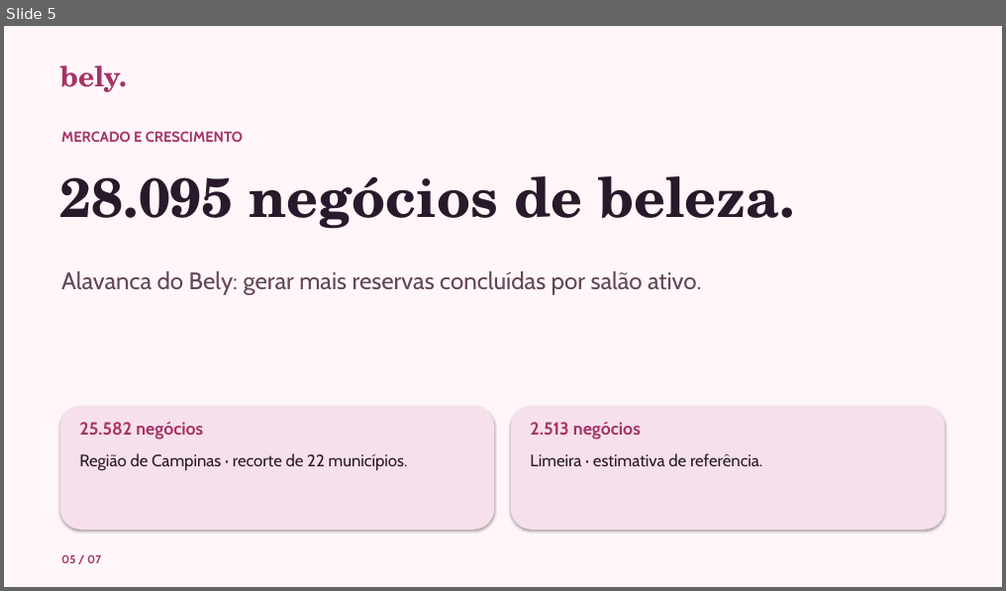
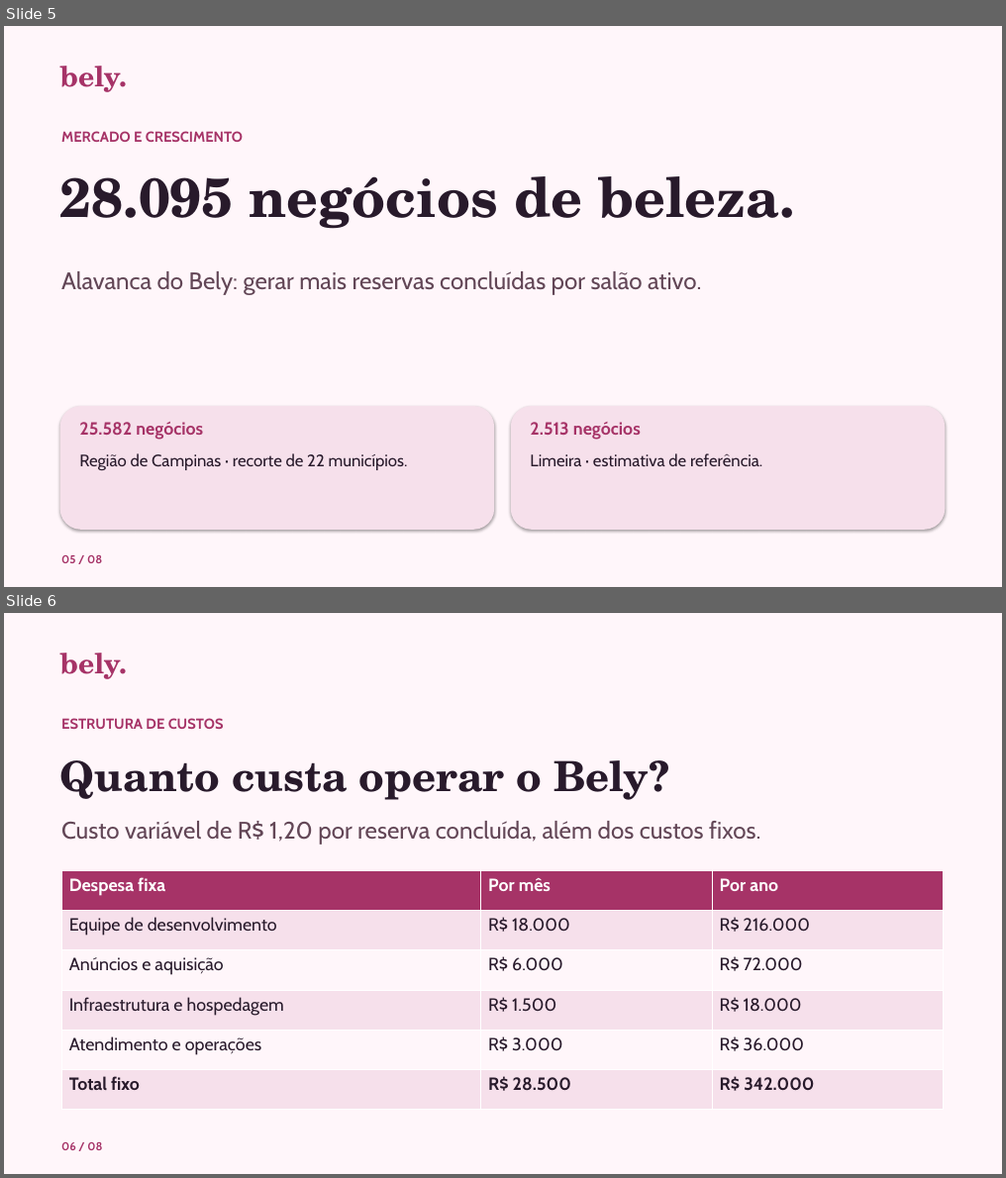
Before and after one commit to camilalordelo1/bely, a slide deck: bely-pitch.pptx. Shown one above the other, each under a label of ours: slide 5 before the commit, slides 5 and 6 after it. The pictures are 1006x591 and 1006x1178 pixels, drawn with LibreOffice and Linux fonts; fonts in the diff are those of the drawing. Boxes give left, top, right and bottom in pixels: in the first picture for what was removed or moved away, otherwise in the second. Text is boxed around its words. In the diff, an @@ line names an element or a change of style, - is before the commit and + after.

```diff
--- a/bely-pitch.pptx
+++ b/bely-pitch.pptx
@@ slide 6 added at <box>4,613,1002,1174</box>, background #FFF6FA @@
@@ text added at <box>60,653,127,679</box>, 27 pt, text #A63367, bold @@
+bely.
@@ text added at <box>61,718,224,729</box>, 14 pt, text #A63367, bold @@
+ESTRUTURA DE CUSTOS
@@ text added at <box>60,761,669,800</box>, 40 pt, text #281A2B, bold @@
+Quanto custa operar o Bely?
@@ text added at <box>61,821,760,845</box>, 23 pt, text #624656 @@
+Custo variável de R$ 1,20 por reserva concluída, além dos custos fixos.
@@ table added at <box>61,871,944,1109</box>, 6 rows, 3 columns @@
+Despesa fixa | Por mês | Por ano
+Equipe de desenvolvimento | R$ 18.000 | R$ 216.000
+Anúncios e aquisição | R$ 6.000 | R$ 72.000
+Infraestrutura e hospedagem | R$ 1.500 | R$ 18.000
+Atendimento e operações | R$ 3.000 | R$ 36.000
+Total fixo | R$ 28.500 | R$ 342.000
@@ text added at <box>61,1143,102,1151</box>, 11 pt, text #A63367, bold @@
+06 / 08
@@ slide 5 changed as well @@
@@ text at <box>61,556,102,564</box>: text changed @@
-05 / 07
+05 / 08
```
Also in this commit, not shown: 5 other slides changed, 1 other slide added, 1 slide removed, 3 other files.
